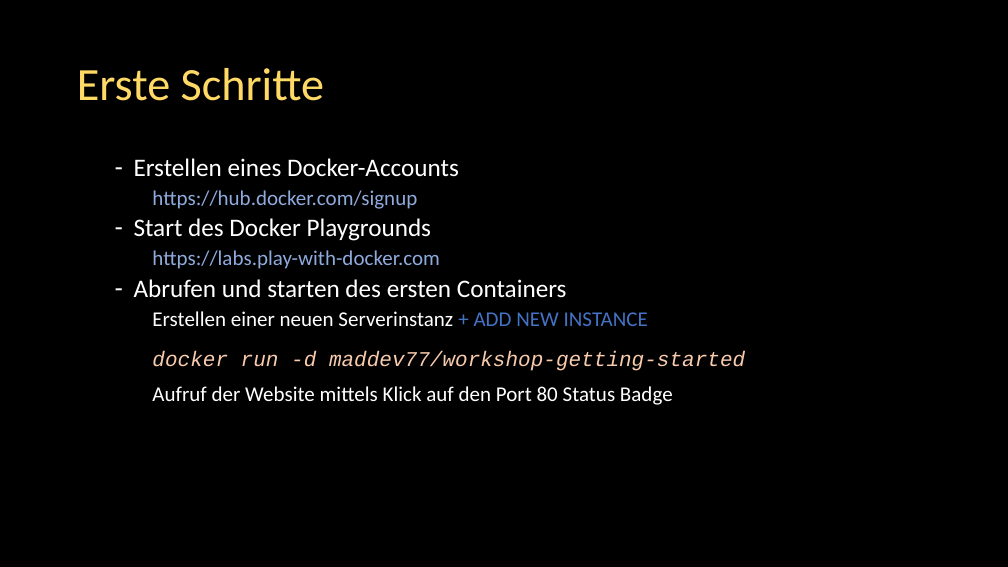
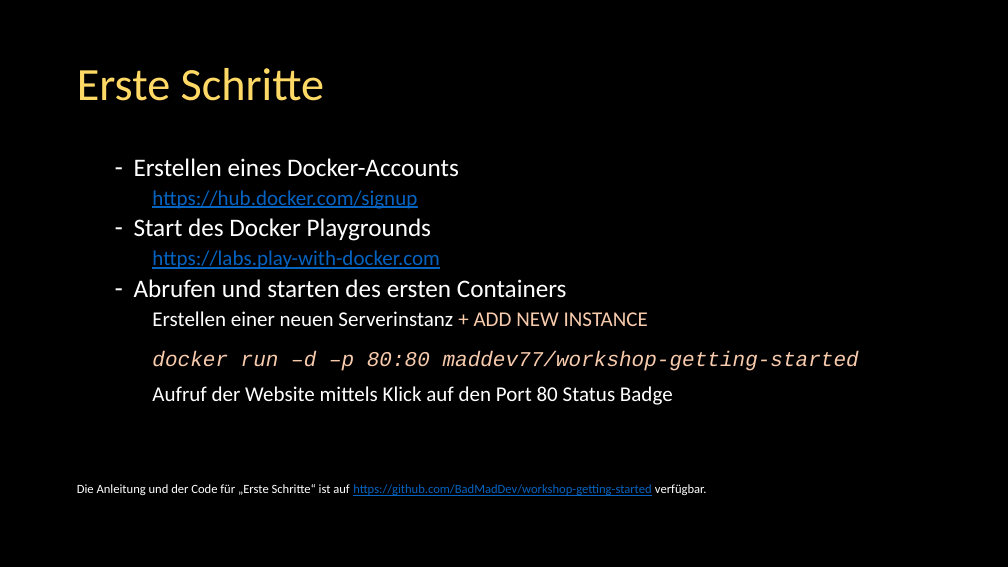
Before and after one commit to BadMadDev/workshop, a slide deck: slide 13 of docs/Docker Workshop.de.pptx (slide 10 before the commit). Drawn at 1008x567 pixels with LibreOffice and Linux fonts; fonts in the diff are those of the drawing. Boxes give left, top, right and bottom in pixels: in the first picture for what was removed or moved away, otherwise in the second. Text is boxed around its words. In the diff, an @@ line names an element or a change of style, - is before the commit and + after.

```diff
--- a/docs/Docker Workshop.de.pptx
+++ b/docs/Docker Workshop.de.pptx
@@ text at (152,190,648,326): text colour #8FAADC to #0563C1, underline on in "https://hub.docker.com/signup", "https://labs.play-with-docker.com"; text colour #4472C4 to #F8CBAD in "+ ADD NEW INSTANCE" @@
@@ text at (152,351,859,371): text changed @@
-docker run -d maddev77/workshop-getting-started
+docker run –d –p 80:80 maddev77/workshop-getting-started
@@ text at (77,484,707,496): paragraph added @@
+Die Anleitung und der Code für „Erste Schritte“ ist auf https://github.com/BadMadDev/workshop-getting-started verfügbar.
```
Also in this commit, not shown: 6 other slides changed, 4 slides added, 1 slide removed.
